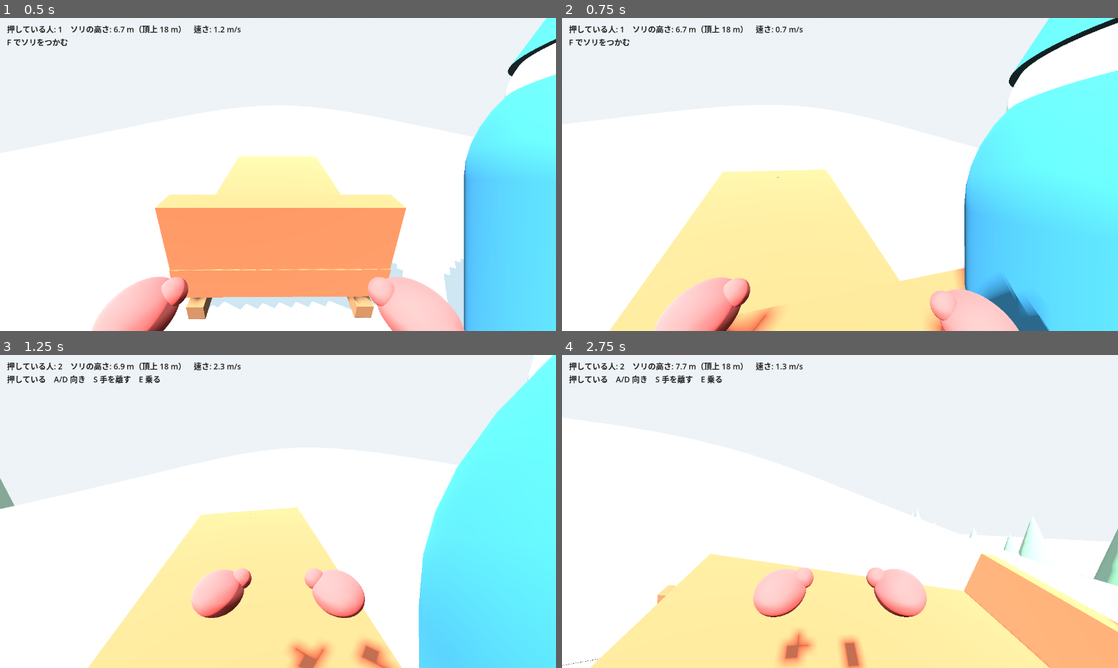
Above: before the commit, frames 1-4 (two rows, left to right).
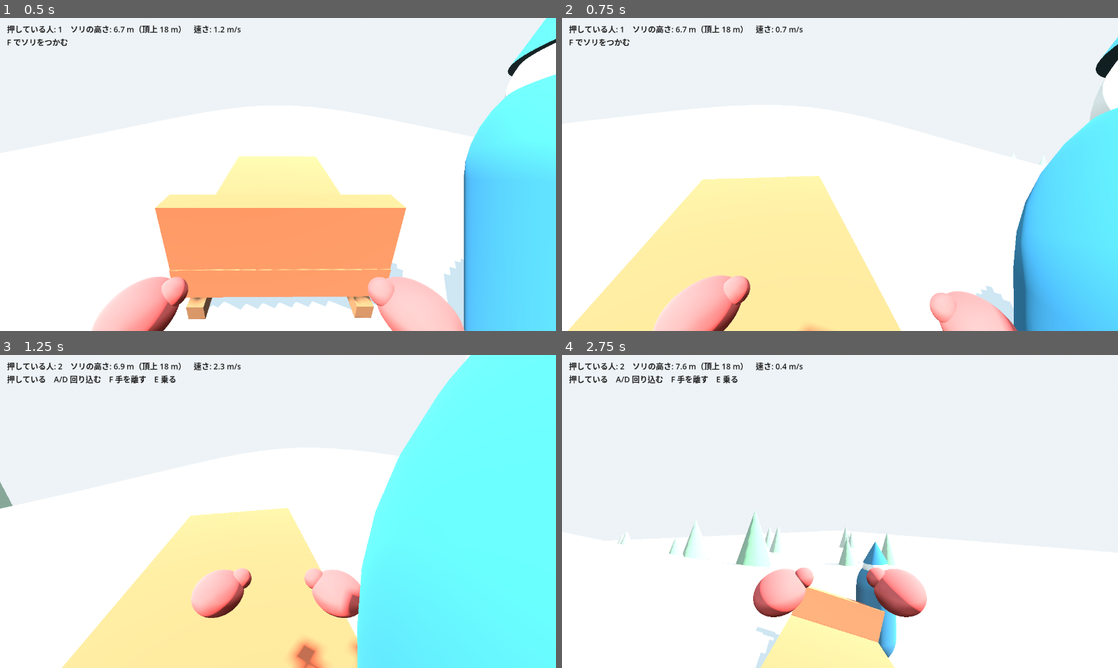
Above: after the commit, the same moments.

Repository: rigelpain/Lodge
Game: Godot game, scene res://main.tscn
The game is run twice, just before and just after one commit, with the same random seed, the same clock (stepped at 60 frames per second) and the same inputs.
Inputs (mouse positions are in pixels of both pictures, inside the frame that each line leads up to):
- Up to frame 1 (0.5 s): no input
- Up to frame 2 (0.75 s): tap Enter at 0.5 s; move the mouse to (867, 174) at 0.52 s; hold W from 0.53 s (still down); hold Shift from 0.53 s (still down)
- Up to frame 3 (1.25 s): keep holding W; keep holding Shift; tap Space at 0.77 s; tap F at 0.8 s
- Up to frame 4 (2.75 s): keep holding W; move the mouse to (812, 511) at 1.27 s; release Shift at 1.28 s; tap F at 1.35, 2.3 s; tap Space at 1.52 s; tap Shift at 1.55 s; move the mouse to (851, 505) at 2.02 s; hold Shift from 2.03 s (still down)

Frame 1 is identical in both runs. In frame 2, 20% of the frame differs, in the area x 1-100%, y 0-100%; in frame 3, 17%; in frame 4, 25%, in the area x 0-100%, y 2-100%.

Commit message:
Shift でダッシュ。つかんだまま S を押しても離れず、手前に引く
代表の言葉「Shift でダッシュ、掴んだ状態で後ろを押しても離れないように」。
離すのは F だけ。S は押すより少し弱い力で手前に引く。

Co-Authored-By: Claude Fable 5.1 <noreply@anthropic.com>

Diff:
--- a/game/main.gd
+++ b/game/main.gd
@@ -177,7 +177,7 @@
 		"押している人: %d　ソリの高さ: %.1f m（頂上 %.0f m）　速さ: %.1f m/s" % [sled.pushers, s.y, HILL_H, sled.linear_velocity.length()],
 	]
 	if player:
-		lines.append(player.prompt if player.prompt != "" else "WASD 歩く　マウス 見回す　ホイール 視野角　Space ジャンプ　ソリのそばで F つかむ（前では紐を持つ）　E 乗る　R ソリをふもとへ　Esc マウスを離す")
+		lines.append(player.prompt if player.prompt != "" else "WASD 歩く　Shift 走る　マウス 見回す　ホイール／ピンチ 視野角　Space ジャンプ　ソリのそばで F つかむ（前では紐を持つ）　E 乗る　R ソリをふもとへ　Esc マウスを離す")
 	hud.text = "\n".join(lines)
 
 	# --sim: あなたが W を押し続けたことにする（吸い付き→押すの確かめ用）
--- a/game/player.gd
+++ b/game/player.gd
@@ -1,10 +1,11 @@
 extends CharacterBody3D
 ## あなた。一人称で、見えるのはフェルトの手袋をした両手だけ。
 ## ソリのまわりのどこからでも F でつかめる。
-## つかんだまま W で押し、A/D で向きを変え、S を引き続けるか F で手を離す。
+## つかんだまま W で押し、S で手前に引き、A/D で回り込む。離すのは F だけ。Shift でダッシュ。
 ## 前に回って F を押すと紐を持ち、歩いて引ける。
 
 const SPEED := 4.0
+const DASH := 7.0            # Shift で走る速さ
 const SPEED_TAUT := 2.6      # 紐が張っているときの歩く速さ
 const JUMP := 4.5
 const GRAVITY := 9.8
@@ -28,7 +29,6 @@
 var base_fov := 75.0         # ホイールで変える視野角
 var _col: CollisionShape3D
 var _t := 0.0
-var _pull := 0.0             # S を引き続けた時間
 var _snap := 0.0             # 吸い付きの途中（0→1）
 var _rope: Array[MeshInstance3D] = []
 
@@ -146,7 +146,6 @@
 	mode = Mode.GRIP
 	_col.disabled = true
 	_snap = 0.0
-	_pull = 0.0
 	# 体を押す向きに向ける（視線はそのあと自由）
 	var fwd: Vector3 = sled.global_basis * push_dir
 	rotation.y = atan2(-fwd.x, -fwd.z)
@@ -156,7 +155,6 @@
 	if not sled.take_rope(self):
 		return
 	mode = Mode.ROPE
-	_pull = 0.0
 
 
 func let_go() -> void:
@@ -225,7 +223,7 @@
 func _walk(dt: float, with_rope: bool) -> void:
 	var input := Vector2(_key(KEY_D) - _key(KEY_A), _key(KEY_S) - _key(KEY_W))
 	var dir := (global_basis * Vector3(input.x, 0, input.y)).normalized()
-	var speed := SPEED
+	var speed := DASH if Input.is_physical_key_pressed(KEY_SHIFT) else SPEED
 	if with_rope:
 		# 紐が張っていれば、手の位置から引く。引いている間は歩みが重くなる
 		var over: float = sled.pull_rope(_hand_world())
@@ -280,6 +278,10 @@
 	if Input.is_physical_key_pressed(KEY_W):
 		sled.push(fwd, target + fwd * 0.6 + Vector3.UP * 0.5)
 		pushing = true
+	elif Input.is_physical_key_pressed(KEY_S):
+		# 手前に引く（押すより少し弱い）
+		sled.push(-fwd * 0.7, target + fwd * 0.6 + Vector3.UP * 0.5)
+		pushing = true
 	# A/D: 真向かいの縁を軸に回り込む。D で自分の右へ動く向きに回す
 	var steer := _key(KEY_D) - _key(KEY_A)
 	if steer != 0.0:
@@ -294,14 +296,13 @@
 	else:
 		sled.angular_velocity.y = lerp(sled.angular_velocity.y, 0.0, min(1.0, dt * 8.0))
 
-	# 後ろへ引き続けると手を離す
-	_pull = _pull + dt if Input.is_physical_key_pressed(KEY_S) else 0.0
-	if _pull > 0.35 or sled.linear_velocity.length() > LET_GO_SPEED:
+	# 速く滑り出したら手が離れる
+	if sled.linear_velocity.length() > LET_GO_SPEED:
 		let_go()
 		global_position -= fwd * 0.6
 		return
 
-	prompt = "押している　A/D 向き　S 手を離す　E 乗る" if pushing else "W 押す　A/D 向き　S 手を離す　E 乗る"
+	prompt = "押している　A/D 回り込む　F 手を離す　E 乗る" if pushing else "W 押す　S 引く　A/D 回り込む　F 手を離す　E 乗る"
 
 
 ## 紐を持つ手の位置（世界座標）
--- a/game/sled.gd
+++ b/game/sled.gd
@@ -62,7 +62,7 @@
 	dir.y = 0
 	if dir.length() < 0.01:
 		return
-	var f := dir.normalized() * PUSH_FORCE
+	var f: Vector3 = dir.normalized() * PUSH_FORCE * min(1.0, dir.length())
 	# 力は手の位置の近くにかける。ただし横のずれは弱めて、後ろから押したときに回りすぎないように
 	var p := to_local(at)
 	apply_force(f, global_basis * Vector3(p.x * 0.35, 0.2, clamp(p.z, -HALF.y, HALF.y) * 0.5))
